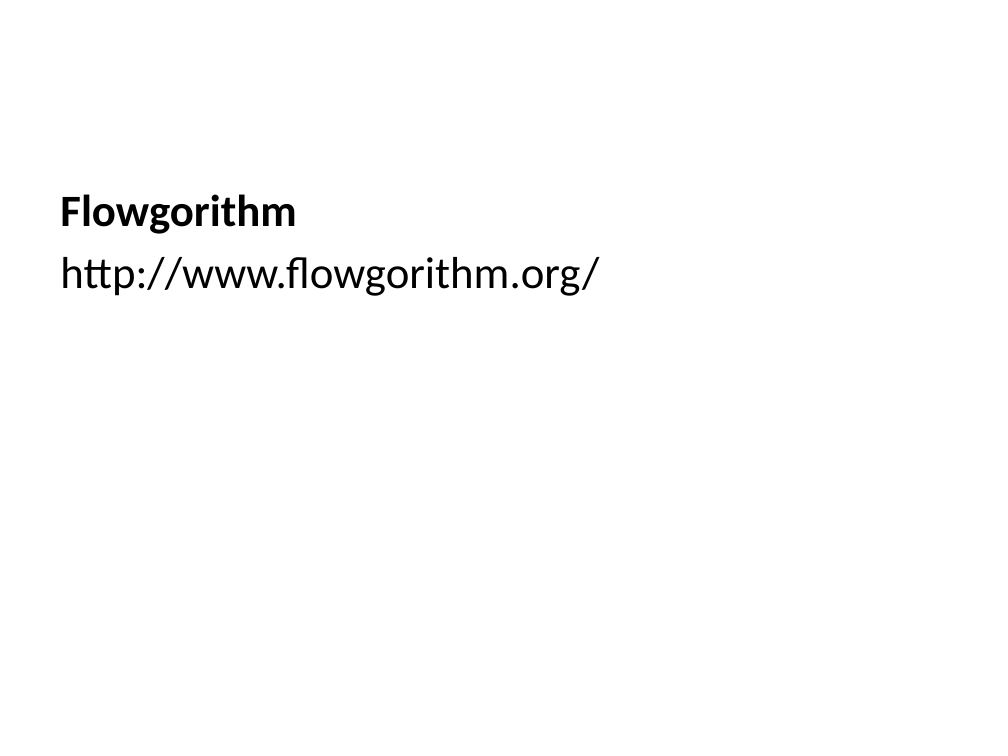
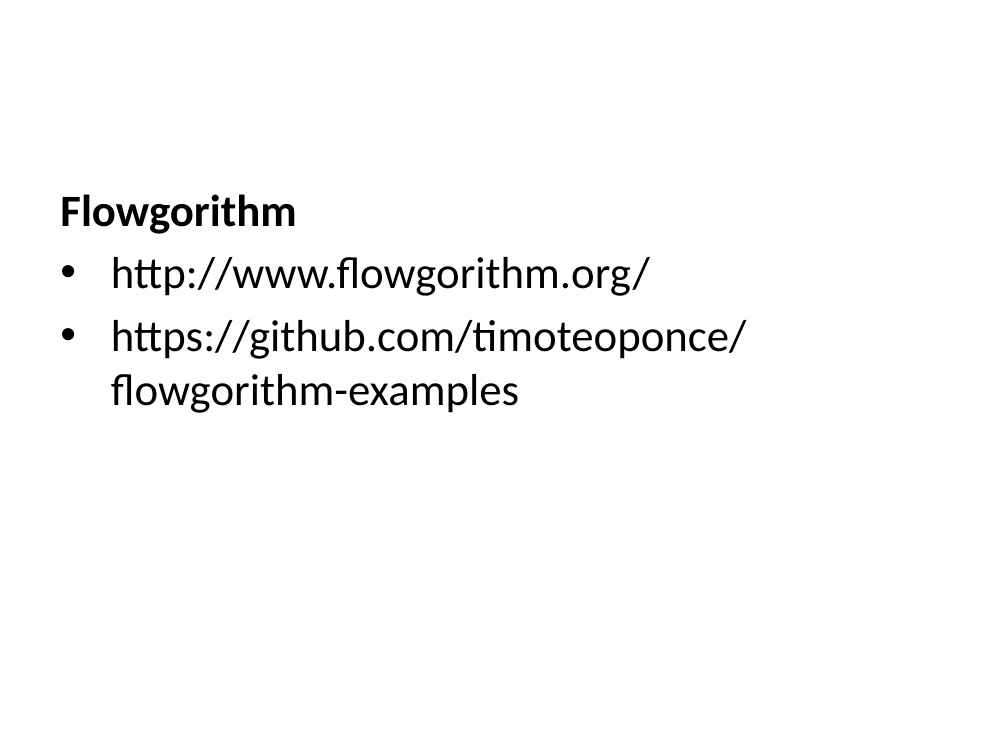
Before and after one commit to ucoruh/ce103-algorithms-and-programming-I, a slide deck: slide 4 of docs/week-2-setup/ce103-week-2-setup.en.md_word.pptx. Drawn at 1008x756 pixels with LibreOffice and Linux fonts; fonts in the diff are those of the drawing. Boxes give left, top, right and bottom in pixels: in the first picture for what was removed or moved away, otherwise in the second. Text is boxed around its words. In the diff, an @@ line names an element or a change of style, - is before the commit and + after.

```diff
--- a/docs/week-2-setup/ce103-week-2-setup.en.md_word.pptx
+++ b/docs/week-2-setup/ce103-week-2-setup.en.md_word.pptx
@@ text at <box>111,257,650,296</box>: bullet none to • @@
@@ text at <box>111,320,747,413</box>: paragraph added @@
+• https://github.com/timoteoponce/flowgorithm-examples
```
Also in this commit, not shown: 1 other slide changed, 19 other files.
